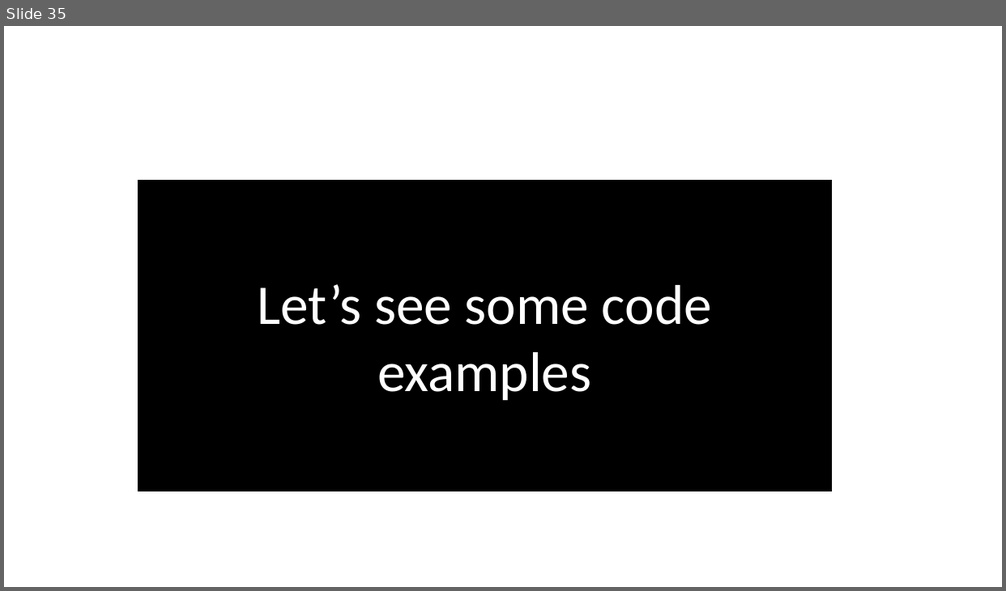
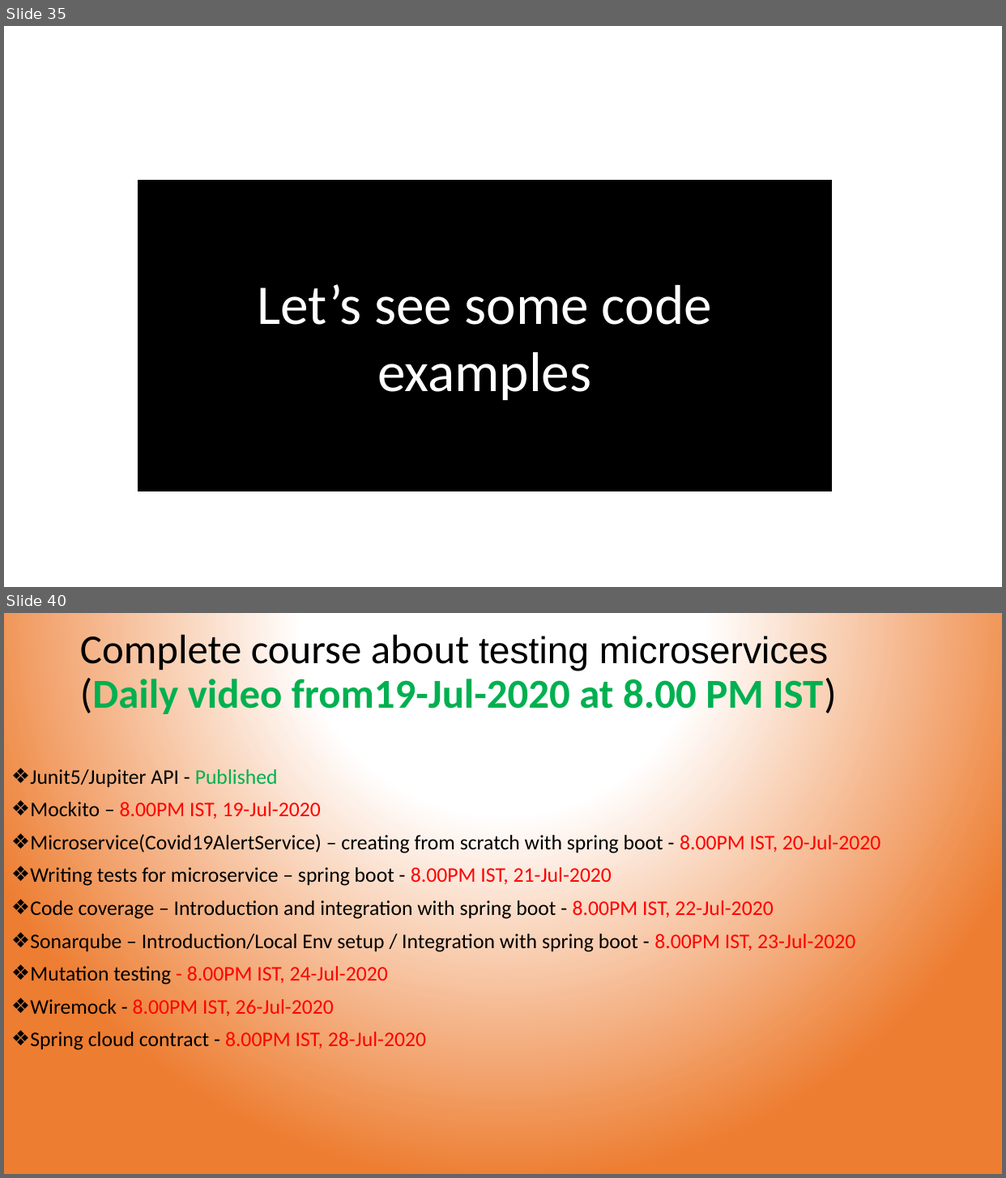
Before and after one commit to codefarm0/Microservices-Testing, a slide deck: UNIT TESTING IN JAVA.pptX. Shown one above the other, each under a label of ours: slide 35 before the commit, slides 35 and 40 after it; the slides between them are not shown. The pictures are 1006x591 and 1006x1178 pixels, drawn with LibreOffice and Linux fonts; fonts in the diff are those of the drawing. Boxes give left, top, right and bottom in pixels: in the first picture for what was removed or moved away, otherwise in the second. Text is boxed around its words. In the diff, an @@ line names an element or a change of style, - is before the commit and + after.

Commit message:
adding tests

```diff
--- a/UNIT TESTING IN JAVA.pptX
+++ b/UNIT TESTING IN JAVA.pptX
@@ slide 40 added at (x1=4, y1=613, x2=1002, y2=1174), background gradient #FFFFFF to #ED7D31 @@
@@ title added at (x1=80, y1=629, x2=837, y2=714), 39.6 pt, text #000000 @@
+Complete course about testing microservices
+(Daily video from19-Jul-2020 at 8.00 PM IST)
@@ text added at (x1=30, y1=767, x2=880, y2=1050), 20 pt, text #000000 @@
+❖ Junit5/Jupiter API - Published
+❖ Mockito – 8.00PM IST, 19-Jul-2020
+❖ Microservice(Covid19AlertService) – creating from scratch with spring boot - 8.00PM IST, 20-Jul-2020
+❖ Writing tests for microservice – spring boot - 8.00PM IST, 21-Jul-2020
+❖ Code coverage – Introduction and integration with spring boot - 8.00PM IST, 22-Jul-2020
+❖ Sonarqube – Introduction/Local Env setup / Integration with spring boot - 8.00PM IST, 23-Jul-2020
+❖ Mutation testing - 8.00PM IST, 24-Jul-2020
+❖ Wiremock - 8.00PM IST, 26-Jul-2020
+❖ Spring cloud contract - 8.00PM IST, 28-Jul-2020
```
Also in this commit, not shown: 2 slides changed, 11 other slides added, 6 other files.
